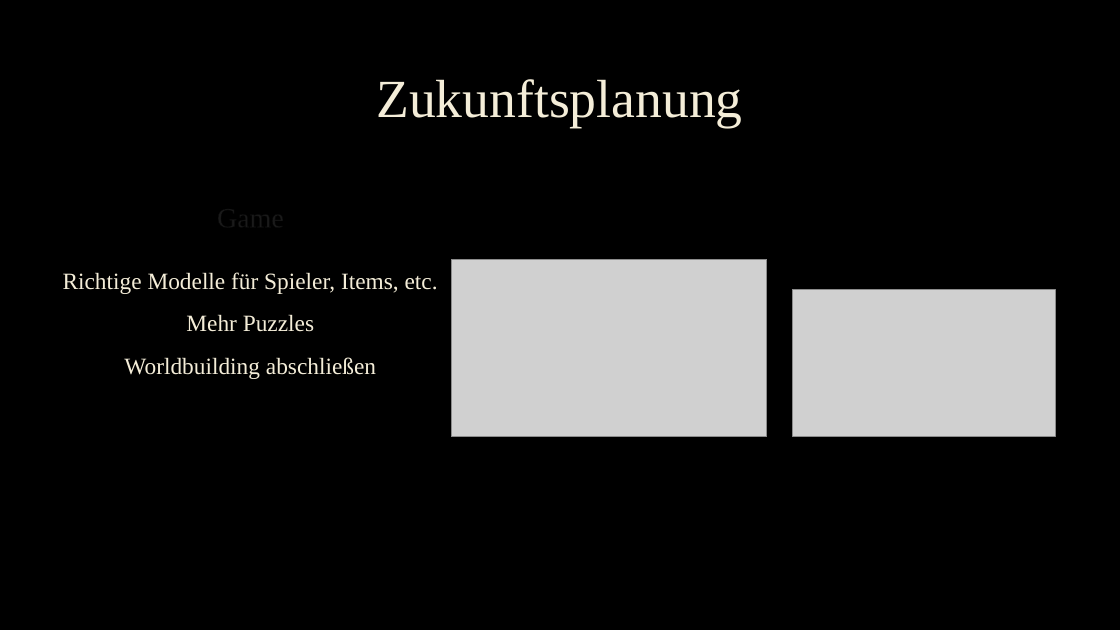
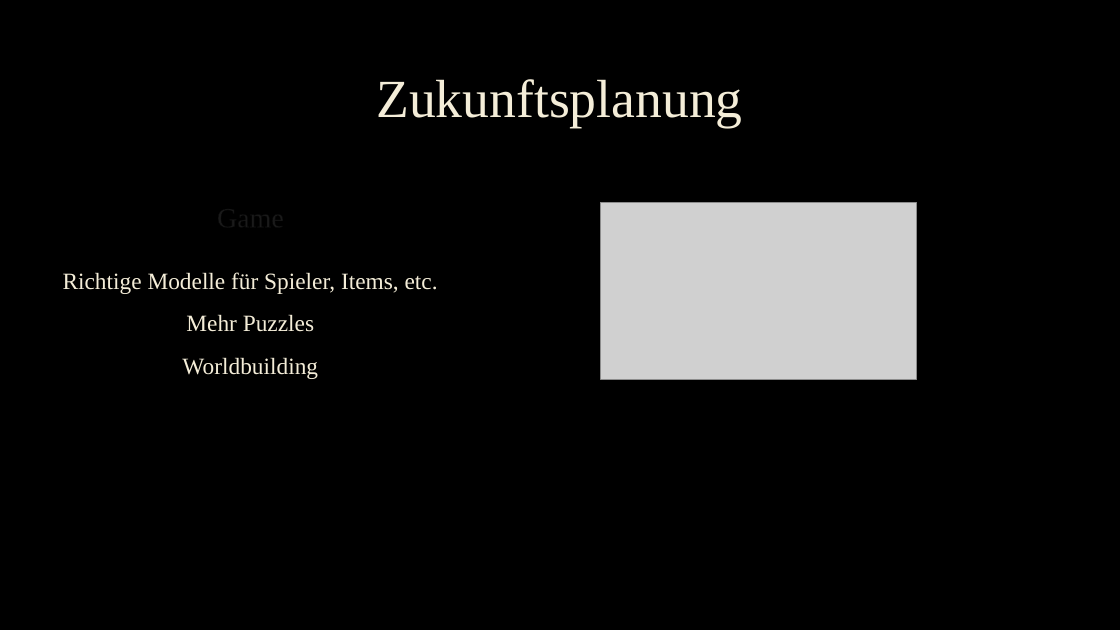
Before and after one commit to ChristophLasinger/Youre-not-alone, a slide deck: slide 10 of documents/You‘re not alone.pptx. Drawn at 1120x630 pixels with LibreOffice and Linux fonts; fonts in the diff are those of the drawing; grey boxes stand for pictures; background and template pictures are left out. Boxes give left, top, right and bottom in pixels: in the first picture for what was removed or moved away, otherwise in the second. Text is boxed around its words. In the diff, an @@ line names an element or a change of style, - is before the commit and + after.

Commit message:
update powerpoint presentation

```diff
--- a/documents/You‘re not alone.pptx
+++ b/documents/You‘re not alone.pptx
@@ picture: place and size @@
-picture at <box>451,260,767,437</box>
+picture at <box>601,202,917,380</box>
@@ picture removed at <box>793,290,1055,437</box> @@
@@ text at <box>182,357,318,379</box>: text changed @@
-Worldbuilding abschließen
+Worldbuilding
```
